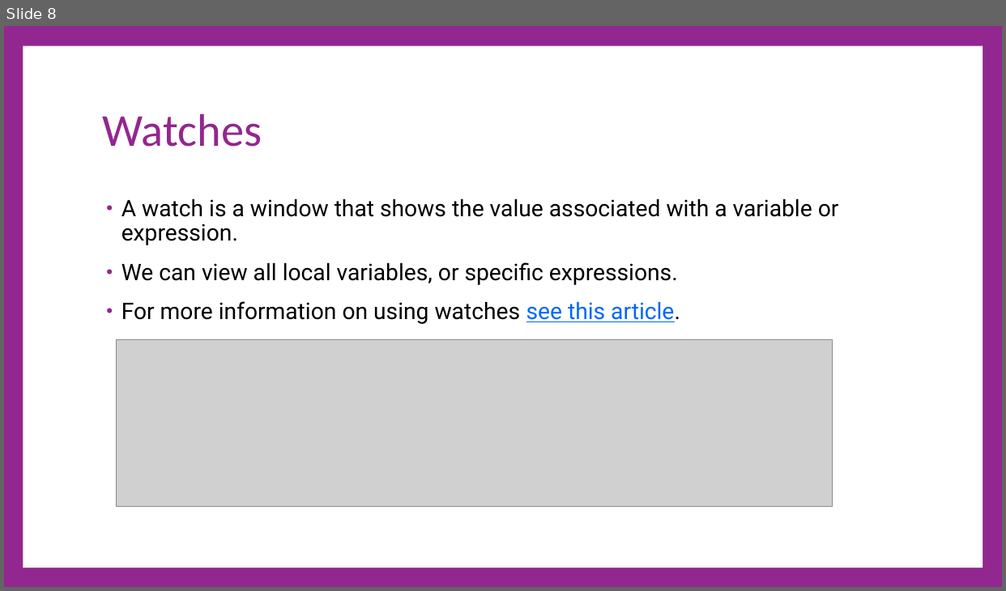
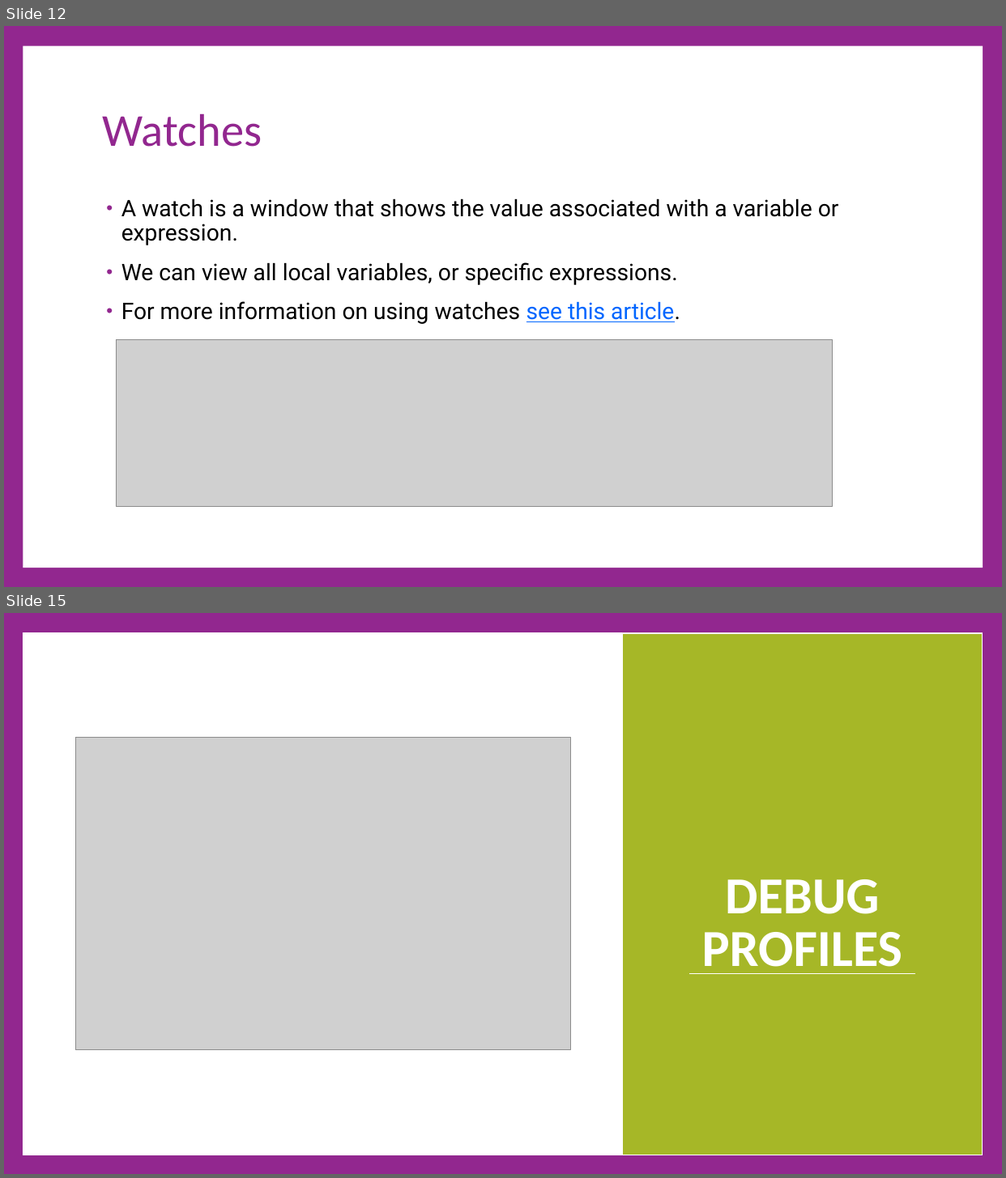
Before and after one commit to cdiggins/cs321, a slide deck: class-notes/cs321-winter-2023-lecture-6-debugging.pptx. Shown one above the other, each under a label of ours: slide 8 before the commit, slides 12 and 15 after it; the slides between them are not shown. The pictures are 1006x591 and 1006x1178 pixels, drawn with LibreOffice and Linux fonts; fonts in the diff are those of the drawing; grey boxes stand for pictures. Boxes give left, top, right and bottom in pixels: in the first picture for what was removed or moved away, otherwise in the second. Text is boxed around its words. In the diff, an @@ line names an element or a change of style, - is before the commit and + after.

```diff
--- a/class-notes/cs321-winter-2023-lecture-6-debugging.pptx
+++ b/class-notes/cs321-winter-2023-lecture-6-debugging.pptx
@@ slide 15 added at [4, 613, 1002, 1174], background #92278F @@
@@ rectangle added at [23, 633, 982, 1155], fill #FFFFFF, outline #FFFFFF 1 pt @@
@@ rectangle added at [23, 633, 982, 1156], outline #FFFFFF 1 pt @@
@@ rectangle added at [622, 633, 982, 1155], fill #A6B727, outline #FFFFFF 1 pt @@
@@ picture added at [75, 737, 570, 1050] @@
@@ title added at [702, 879, 903, 974], 75 pt, text #FFFFFF, bold @@
+DEBUG PROFILES
@@ line added from (689, 973) to (915, 973), #FFFFFF 0.79 pt @@
@@ what was slide 8 is now slide 12 @@
```
Also in this commit, not shown: 6 slides changed, 10 other slides added, 16 other files.
